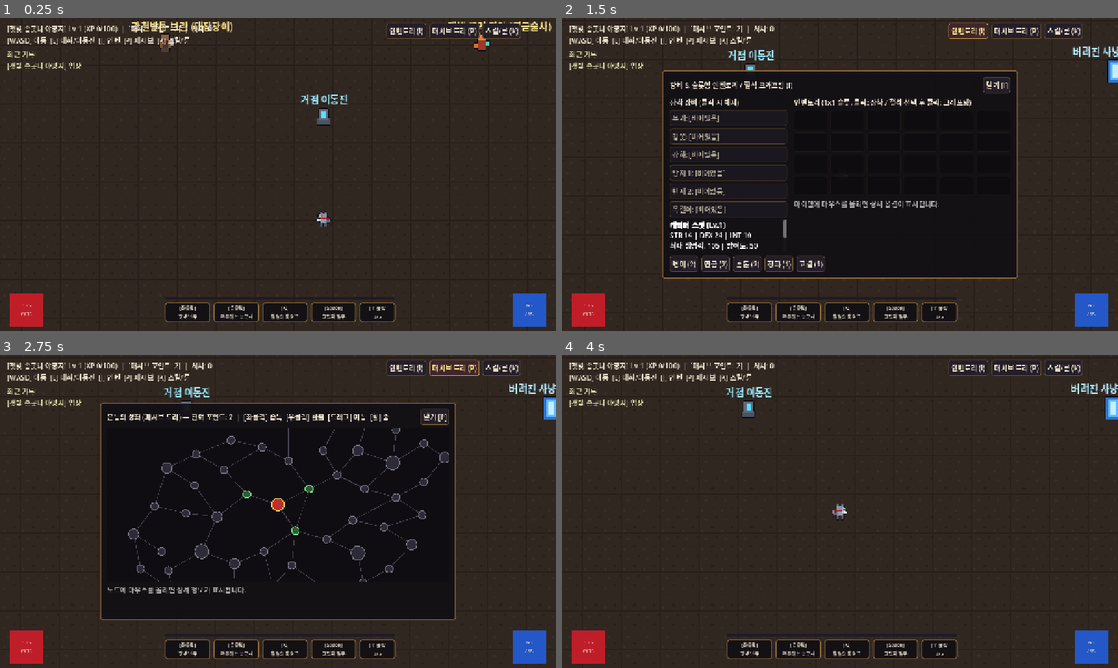
Above: before the commit, frames 1-4 (two rows, left to right).
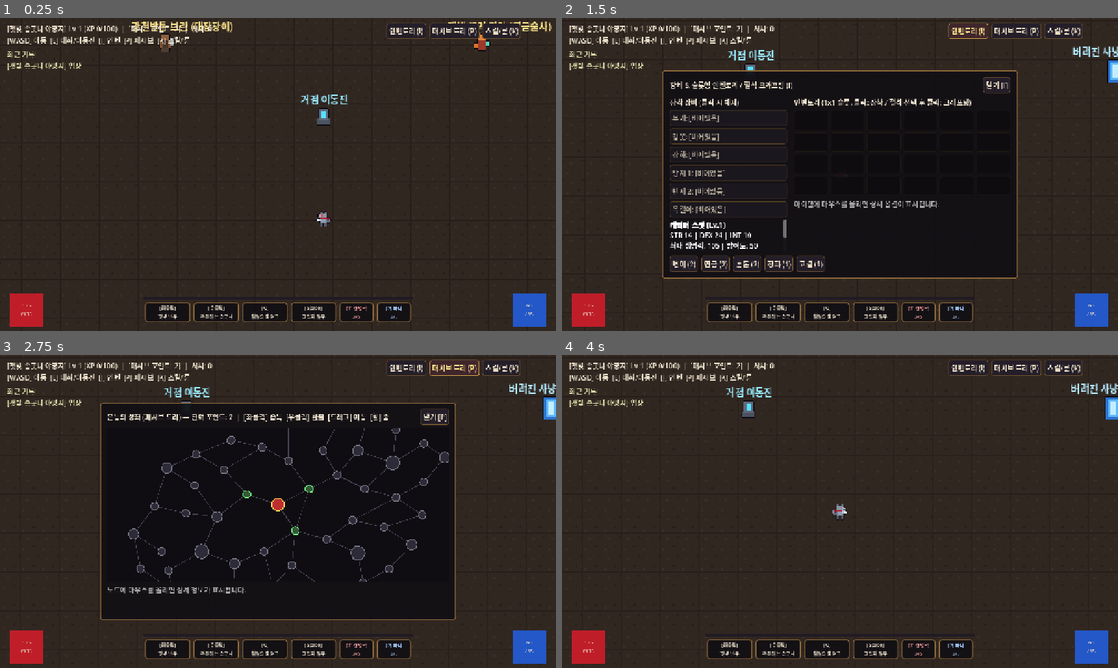
Above: after the commit, the same moments.

Repository: PigPenguinMan/HSG
Game: Godot game, scene res://scenes/Arena.tscn
Same seed, same stepped clock (60 frames per second), same inputs: the game is played once before the commit and once after it.
Inputs (mouse positions are in pixels of both pictures, inside the frame that each line leads up to):
- Up to frame 1 (0.25 s): no input
- Up to frame 2 (1.5 s): tap Enter at 0.5 s; move the mouse to (962, 158) at 0.52 s; hold D (move_right) 0.53-1.25 s; hold 1 0.53-1.25 s; click (962, 158) at 0.67 s; tap 2 at 0.8 s; click "인벤토리 (I)" at 1.25 s
- Up to frame 3 (2.75 s): click "패시브 트리 (P)" at 2 s
- Up to frame 4 (4 s): click "스킬/룬 (K)" at 2.75 s; click "닫기 [K]" at 3.5 s

The runs differ from the first frame. In frame 1, 1.4% of the frame differs, in the area x 26-74%, y 90-98%; in frame 2, 1.4%; in frame 3, 1.4%; in frame 4, 1.4%.

Commit message:
feat(player): add mana flask (KEY_2) and rename life_flask_charges

Diff:
--- a/src/actors/player.gd
+++ b/src/actors/player.gd
@@ -1,7 +1,7 @@
 class_name Player
 extends CharacterBody2D
 
-signal stats_changed(hp: float, max_hp: float, mana: float, max_mana: float, flask_charges: int, level: int, xp: int, xp_next: int)
+signal stats_changed(hp: float, max_hp: float, mana: float, max_mana: float, life_flask_charges: int, mana_flask_charges: int, level: int, xp: int, xp_next: int)
 signal rpg_state_changed()
 signal player_died()
 
@@ -32,7 +32,8 @@
 var mana: float = 60.0
 var armour: float = 80.0
 var move_speed: float = 210.0
-var flask_charges: int = 3
+var life_flask_charges: int = 3
+var mana_flask_charges: int = 3
 var ui_blocking_input: bool = false
 var in_town: bool = false
 
@@ -66,6 +67,8 @@
 var _hurt_flash_timer: float = 0.0
 var _dash_hit_ids: Dictionary = {}
 var _anim_timer: float = 0.0
+var _life_flask_held: bool = false
+var _mana_flask_held: bool = false
 
 var skills_db: Dictionary = {}
 var runes_db: Dictionary = {}
@@ -303,9 +306,17 @@
 		elif Input.is_physical_key_pressed(KEY_Q):
 			_trigger_slot("Q", mouse_dir, cd_scale)
 
-	if Input.is_physical_key_pressed(KEY_1) and flask_charges > 0 and hp < max_hp:
-		flask_charges -= 1
+	var k1_down: bool = Input.is_physical_key_pressed(KEY_1)
+	if k1_down and not _life_flask_held and life_flask_charges > 0 and hp < max_hp:
+		life_flask_charges -= 1
 		hp = minf(max_hp, hp + float(_bal.get("flask_heal", 45.0)))
+	_life_flask_held = k1_down
+
+	var k2_down: bool = Input.is_physical_key_pressed(KEY_2)
+	if k2_down and not _mana_flask_held and not stats.has_flag("BLOODTHIRST") and max_mana > 0.0 and mana < max_mana and mana_flask_charges > 0:
+		mana_flask_charges -= 1
+		mana = minf(max_mana, mana + float(_bal.get("mana_flask_restore", 40.0)))
+	_mana_flask_held = k2_down
 
 	_emit_stats()
 
@@ -532,8 +543,11 @@
 
 
 func on_enemy_killed(is_rare: bool, xp_override: int = -1) -> void:
-	var max_flask: int = int(_bal.get("flask_max_charges", 5))
-	flask_charges = mini(max_flask, flask_charges + (2 if is_rare else 1))
+	var max_life_flask: int = int(_bal.get("flask_max_charges", 5))
+	var max_mana_flask: int = int(_bal.get("mana_flask_max_charges", 5))
+	var gain: int = 2 if is_rare else 1
+	life_flask_charges = mini(max_life_flask, life_flask_charges + gain)
+	mana_flask_charges = mini(max_mana_flask, mana_flask_charges + gain)
 	var gained_xp := xp_override if xp_override >= 0 else (90 if is_rare else 25)
 	xp += gained_xp
 	var max_lv: int = int(_bal.get("max_level", 20))
@@ -593,13 +607,14 @@
 	if hp <= 0.0:
 		hp = max_hp
 		mana = max_mana
-		flask_charges = int(_bal.get("flask_max_charges", 5))
+		life_flask_charges = int(_bal.get("flask_max_charges", 5))
+		mana_flask_charges = int(_bal.get("mana_flask_max_charges", 5))
 		player_died.emit()
 	_emit_stats()
 
 
 func _emit_stats() -> void:
-	stats_changed.emit(hp, max_hp, mana, max_mana, flask_charges, level, xp, xp_to_next)
+	stats_changed.emit(hp, max_hp, mana, max_mana, life_flask_charges, mana_flask_charges, level, xp, xp_to_next)
 
 
 func _build_wolf_pixel_sprite() -> void:
--- a/src/world/arena.gd
+++ b/src/world/arena.gd
@@ -45,7 +45,8 @@
 var _mana_orb_fill: ColorRect
 var _mana_orb_label: Label
 var _xp_bar_fill: ColorRect
-var _flask_badge: Label
+var _life_flask_badge: Label
+var _mana_flask_badge: Label
 var _skill_bar_labels: Dictionary = {}
 
 
@@ -564,9 +565,13 @@
 		"ria":
 			_dialog_body.text = "피에 굶주린 땅에서는 물약과 혈석이 목숨줄이지."
 			_add_dialog_btn("물약 전부 충전 (무료)", func() -> void:
-				_player.flask_charges = 5
+				var p_bal: Dictionary = BalanceDBScript.get_section("player")
+				var life_max: int = int(p_bal.get("flask_max_charges", 5))
+				var mana_max: int = int(p_bal.get("mana_flask_max_charges", 5))
+				_player.life_flask_charges = life_max
+				_player.mana_flask_charges = mana_max
 				_player._emit_stats()
-				_dialog_body.text = "물약을 5/5로 채웠어요."
+				_dialog_body.text = "생명력(%d/%d)과 마나(%d/%d) 물약을 모두 채웠어요." % [life_max, life_max, mana_max, mana_max]
 			)
 			_add_dialog_btn("변이의 혈석 2개 → 단조의 혈석 1개 교환", func() -> void:
 				var shift_cnt := int(_player.currency_pouch.get(StatTypes.CurrencyType.BLOODSTONE_OF_SHIFT, 0))
@@ -757,14 +762,14 @@
 	var center_box := VBoxContainer.new()
 	center_box.anchor_left = 0.5
 	center_box.anchor_right = 0.5
-	center_box.offset_left = -260
-	center_box.offset_right = 260
+	center_box.offset_left = -310
+	center_box.offset_right = 310
 	center_box.offset_top = 18
 	center_box.add_theme_constant_override("separation", 6)
 	bottom.add_child(center_box)
 
 	var xp_bg := ColorRect.new()
-	xp_bg.custom_minimum_size = Vector2(520, 6)
+	xp_bg.custom_minimum_size = Vector2(620, 6)
 	xp_bg.color = Color(0.12, 0.10, 0.14, 0.9)
 	center_box.add_child(xp_bg)
 
@@ -791,17 +796,31 @@
 		slot_panel.add_child(lbl)
 		_skill_bar_labels[slot_key] = lbl
 
-	var flask_panel := PanelContainer.new()
-	flask_panel.custom_minimum_size = Vector2(82, 46)
-	flask_panel.mouse_filter = Control.MOUSE_FILTER_IGNORE
-	bar.add_child(flask_panel)
-
-	_flask_badge = Label.new()
-	_flask_badge.horizontal_alignment = HORIZONTAL_ALIGNMENT_CENTER
-	_flask_badge.vertical_alignment = VERTICAL_ALIGNMENT_CENTER
-	_flask_badge.add_theme_font_size_override("font_size", 11)
-	_flask_badge.text = "[1] 물약\n3/5"
-	flask_panel.add_child(_flask_badge)
+	var life_flask_panel := PanelContainer.new()
+	life_flask_panel.custom_minimum_size = Vector2(78, 46)
+	life_flask_panel.mouse_filter = Control.MOUSE_FILTER_IGNORE
+	bar.add_child(life_flask_panel)
+
+	_life_flask_badge = Label.new()
+	_life_flask_badge.horizontal_alignment = HORIZONTAL_ALIGNMENT_CENTER
+	_life_flask_badge.vertical_alignment = VERTICAL_ALIGNMENT_CENTER
+	_life_flask_badge.add_theme_font_size_override("font_size", 11)
+	_life_flask_badge.add_theme_color_override("font_color", Color(1.0, 0.65, 0.65))
+	_life_flask_badge.text = "[1] 생명력\n3/5"
+	life_flask_panel.add_child(_life_flask_badge)
+
+	var mana_flask_panel := PanelContainer.new()
+	mana_flask_panel.custom_minimum_size = Vector2(78, 46)
+	mana_flask_panel.mouse_filter = Control.MOUSE_FILTER_IGNORE
+	bar.add_child(mana_flask_panel)
+
+	_mana_flask_badge = Label.new()
+	_mana_flask_badge.horizontal_alignment = HORIZONTAL_ALIGNMENT_CENTER
+	_mana_flask_badge.vertical_alignment = VERTICAL_ALIGNMENT_CENTER
+	_mana_flask_badge.add_theme_font_size_override("font_size", 11)
+	_mana_flask_badge.add_theme_color_override("font_color", Color(0.65, 0.82, 1.0))
+	_mana_flask_badge.text = "[2] 마나\n3/5"
+	mana_flask_panel.add_child(_mana_flask_badge)
 
 	_refresh_skill_bar()
 
@@ -847,7 +866,7 @@
 		lbl.text = "[%s]\n%s" % [key_names[sk], sname]
 
 
-func _on_player_stats_changed(hp: float, max_hp: float, mana: float, max_mana: float, flask: int, lv: int, cur_xp: int, next_xp: int) -> void:
+func _on_player_stats_changed(hp: float, max_hp: float, mana: float, max_mana: float, life_flask: int, mana_flask: int, lv: int, cur_xp: int, next_xp: int) -> void:
 	var zname := str(_zones.get(_current_zone_id, {}).get("name", _current_zone_id))
 	var pts_text := "  |  [패시브 포인트: %d]" % _player.passive_points if _player.passive_points > 0 else ""
 	hud_label.text = "[%s] Lv.%d (XP %d/%d)%s  |  처치: %d\n[WASD] 이동  [E] 대화/이동진  [I] 인벤  [P] 패시브  [K] 스킬/룬" % [
@@ -874,6 +893,11 @@
 			_mana_orb_label.text = "%d\n/%d" % [int(mana), int(max_mana)]
 
 	if _xp_bar_fill != null:
-		_xp_bar_fill.size.x = 520.0 * clampf(float(cur_xp) / float(maxi(1, next_xp)), 0.0, 1.0)
-	if _flask_badge != null:
-		_flask_badge.text = "[1] 물약\n%d/5" % flask
+		_xp_bar_fill.size.x = 620.0 * clampf(float(cur_xp) / float(maxi(1, next_xp)), 0.0, 1.0)
+	var p_bal: Dictionary = BalanceDBScript.get_section("player")
+	var life_max: int = int(p_bal.get("flask_max_charges", 5))
+	var mana_max: int = int(p_bal.get("mana_flask_max_charges", 5))
+	if _life_flask_badge != null:
+		_life_flask_badge.text = "[1] 생명력\n%d/%d" % [life_flask, life_max]
+	if _mana_flask_badge != null:
+		_mana_flask_badge.text = "[2] 마나\n%d/%d" % [mana_flask, mana_max]
